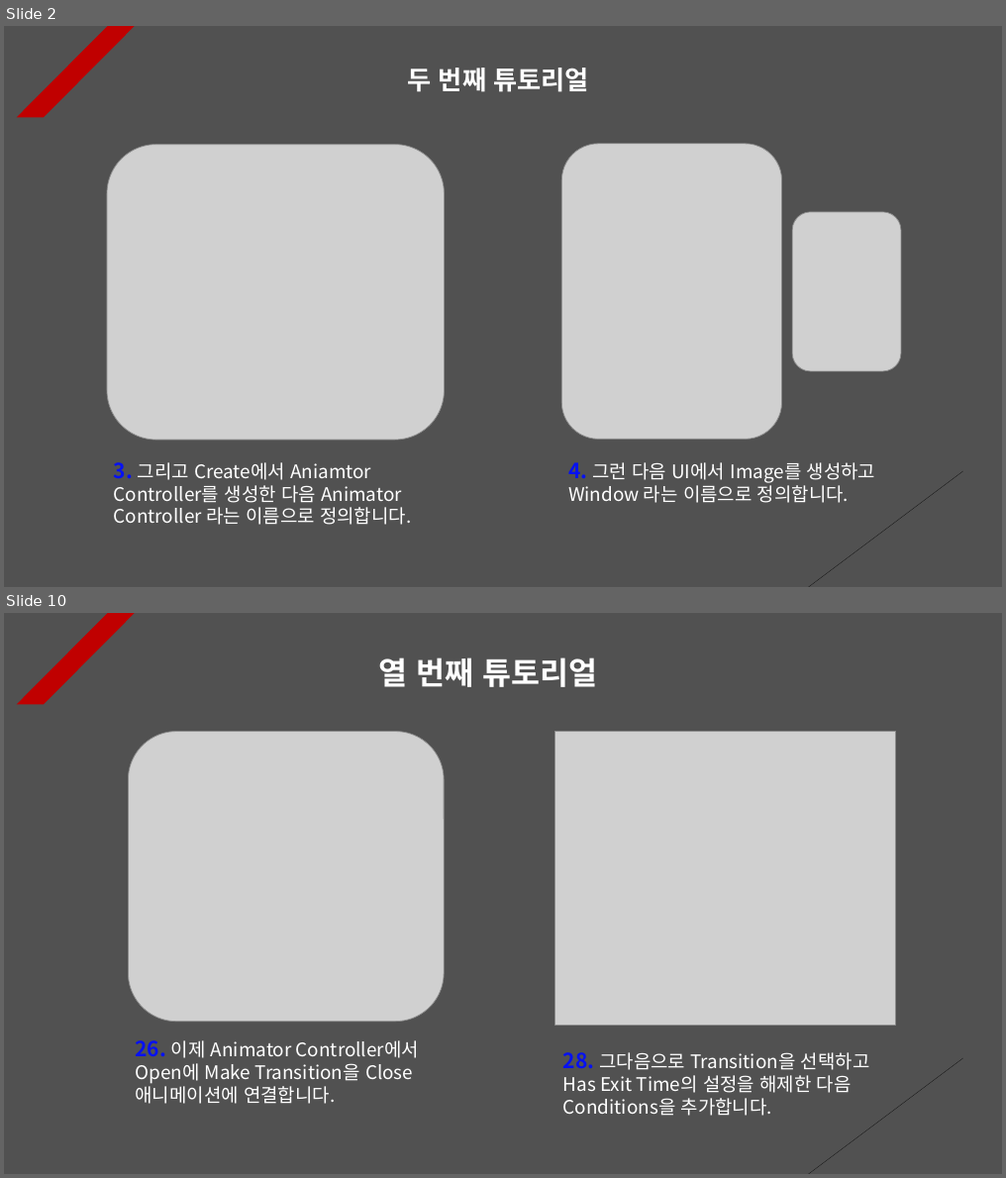
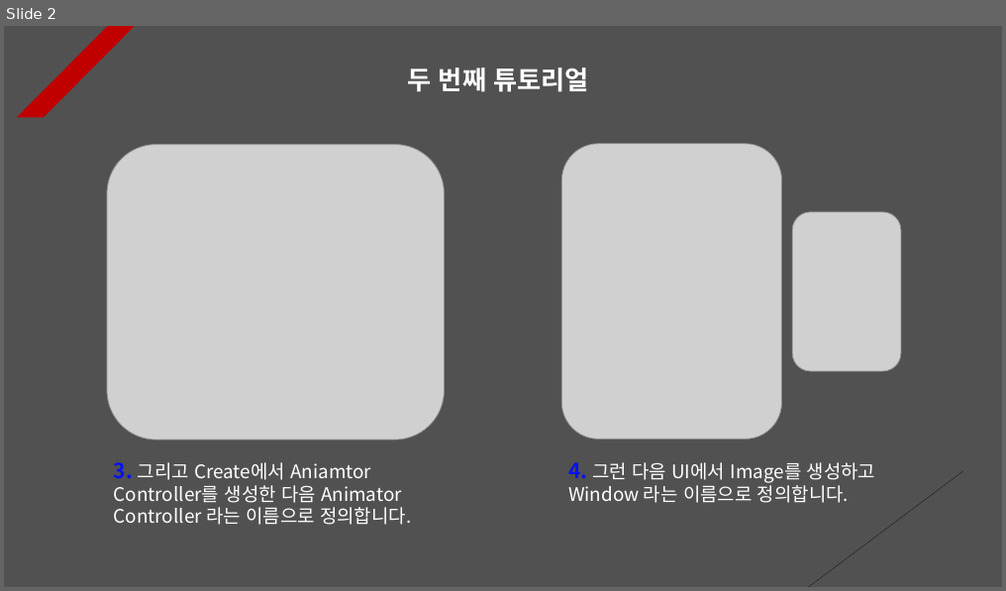
Before and after one commit to Unity2033/3D-UnityEngine, a slide deck: Assets/Animation Clip/PPT Data/Animation Clip Example.pptx. Shown one above the other, each under a label of ours: slides 2 and 10 before the commit, slide 2 after it; the slides between them are not shown. The pictures are 1006x1178 and 1006x591 pixels, drawn with LibreOffice and Linux fonts; fonts in the diff are those of the drawing; grey boxes stand for pictures. Boxes give left, top, right and bottom in pixels: in the first picture for what was removed or moved away, otherwise in the second. Text is boxed around its words. In the diff, an @@ line names an element or a change of style, - is before the commit and + after.

```diff
--- a/Assets/Animation Clip/PPT Data/Animation Clip Example.pptx
+++ b/Assets/Animation Clip/PPT Data/Animation Clip Example.pptx
@@ slide 10 removed at <box>4,613,1002,1174</box>, background #515151; not listed: 2 template elements that a slide beside it also shows @@
@@ text removed at <box>379,658,597,687</box> @@
-열 번째 튜토리얼
@@ picture removed at <box>129,731,445,1022</box> @@
@@ picture removed at <box>555,731,896,1026</box> @@
@@ text removed at <box>136,1041,419,1104</box> @@
-26. 이제 Animator Controller에서 Open에 Make Transition을 Close 애니메이션에 연결합니다.
@@ text removed at <box>563,1053,870,1116</box> @@
-28. 그다음으로 Transition을 선택하고 Has Exit Time의 설정을 해제한 다음 Conditions을 추가합니다.
```
Also in this commit, not shown: 6 slides changed, 2 slides added, 1 other slide removed, 27 other files.
